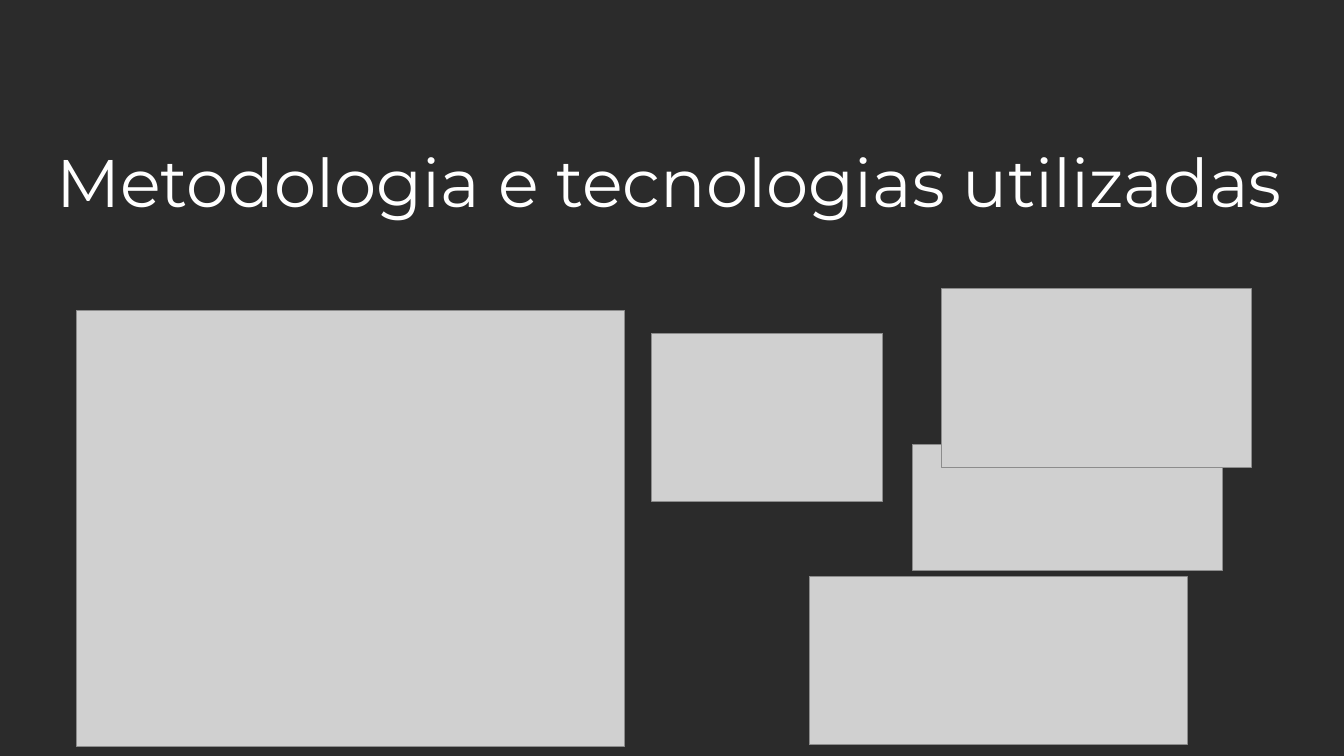
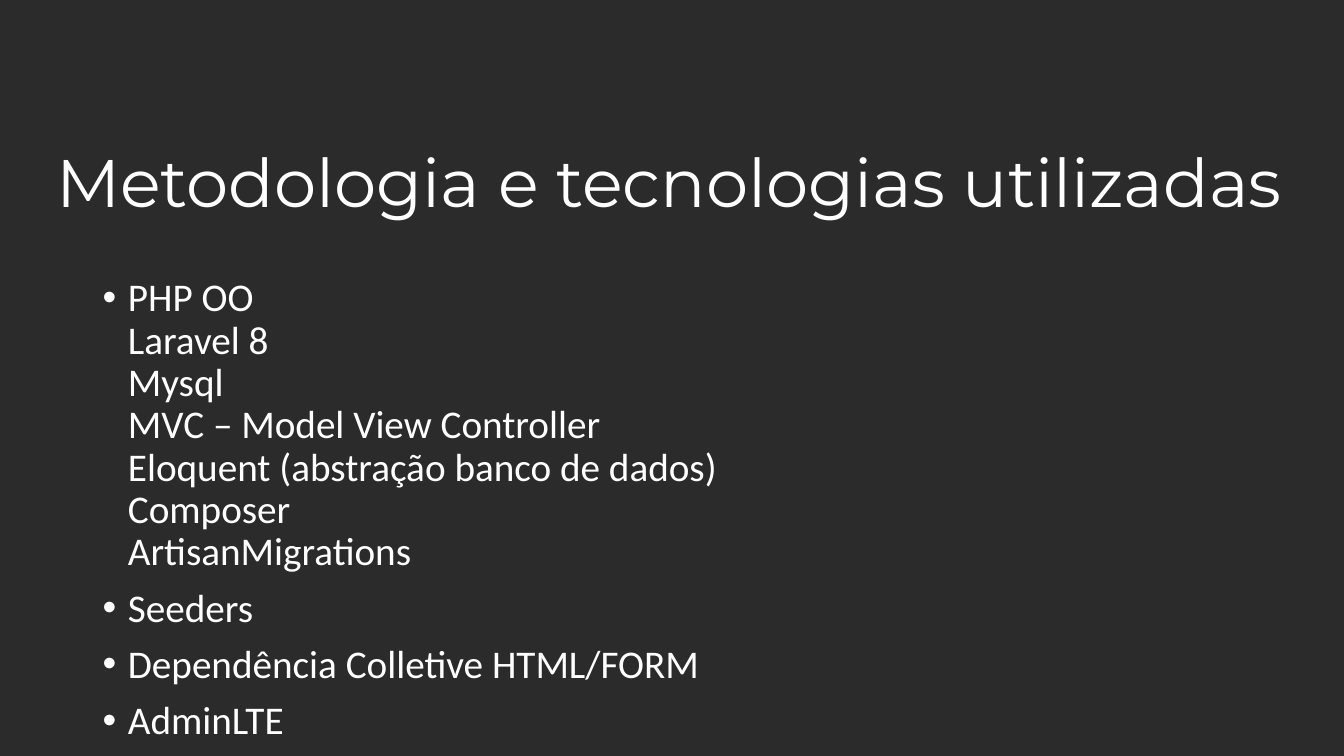
Before and after one commit to andreneves/PF, a slide deck: slide 6 of modelo-apresentacao-CSI-PF.pptx. Drawn at 1344x756 pixels with LibreOffice and Linux fonts; fonts in the diff are those of the drawing; grey boxes stand for pictures; background and template pictures are left out; a plain dark background stands for a picture behind light text. Boxes give left, top, right and bottom in pixels: in the first picture for what was removed or moved away, otherwise in the second. Text is boxed around its words. In the diff, an @@ line names an element or a change of style, - is before the commit and + after.

Commit message:
up

```diff
--- a/modelo-apresentacao-CSI-PF.pptx
+++ b/modelo-apresentacao-CSI-PF.pptx
@@ text added at [128, 285, 717, 735], 28 pt, text #FFFFFF @@
+• PHP OO
+  Laravel 8
+  Mysql
+  MVC – Model View Controller
+  Eloquent (abstração banco de dados)
+  Composer
+  ArtisanMigrations
+• Seeders
+• Dependência Colletive HTML/FORM
+• AdminLTE
@@ picture removed at [942, 288, 1251, 468] @@
@@ picture removed at [77, 311, 624, 747] @@
@@ picture removed at [652, 334, 883, 502] @@
@@ picture removed at [913, 445, 1223, 572] @@
@@ picture removed at [810, 577, 1188, 745] @@
```
